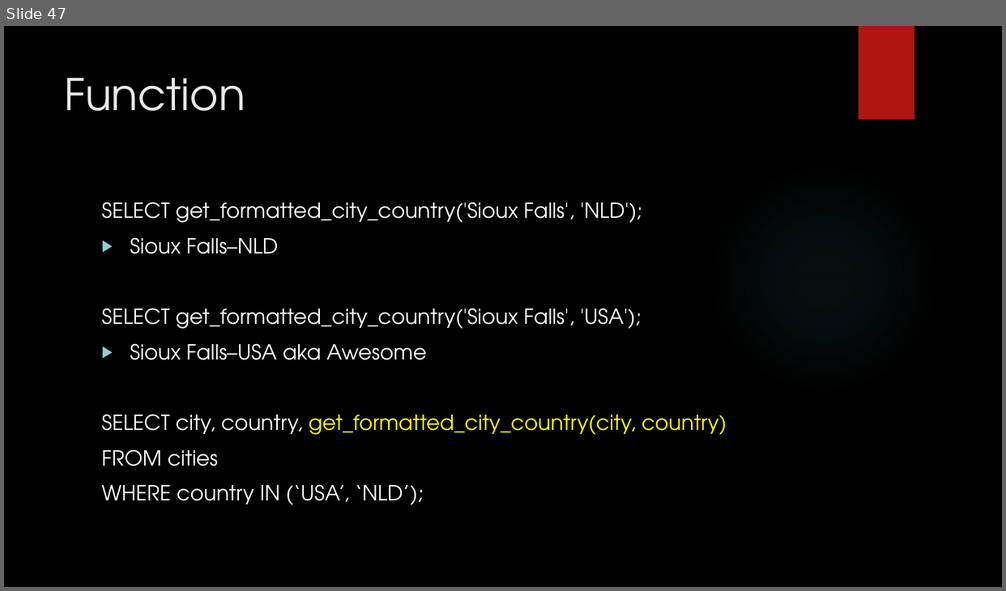
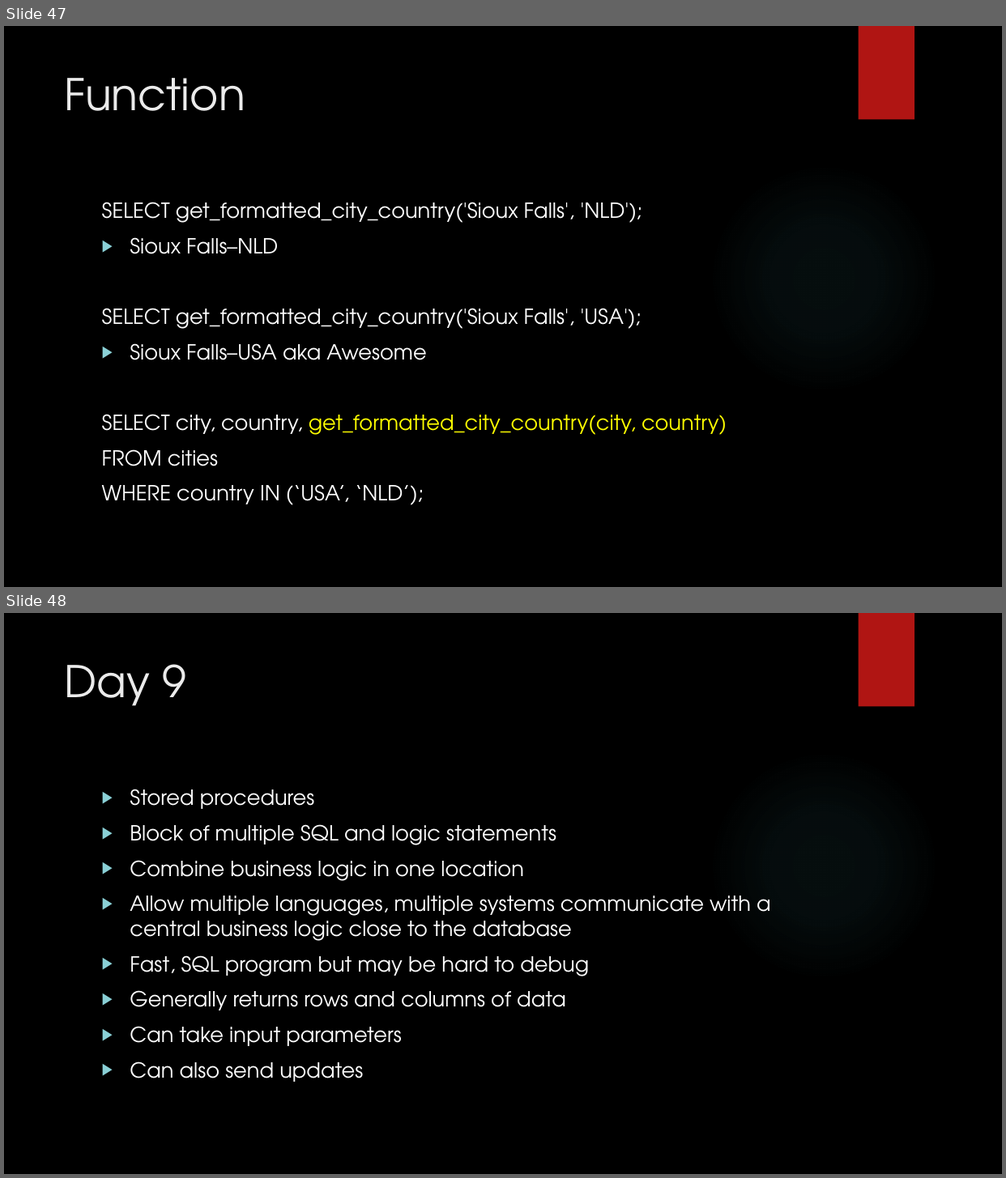
Before and after one commit to zedfoxus/database-bootcamp, a slide deck: Presentation/Database-Bootcamp-Presentation.pptx. Shown one above the other, each under a label of ours: slide 47 before the commit, slides 47 and 48 after it. The pictures are 1006x591 and 1006x1178 pixels, drawn with LibreOffice and Linux fonts; fonts in the diff are those of the drawing; background and template pictures are left out. Boxes give left, top, right and bottom in pixels: in the first picture for what was removed or moved away, otherwise in the second. Text is boxed around its words. In the diff, an @@ line names an element or a change of style, - is before the commit and + after.

Commit message:
Stored procedures included

```diff
--- a/Presentation/Database-Bootcamp-Presentation.pptx
+++ b/Presentation/Database-Bootcamp-Presentation.pptx
@@ slide 48 added at bbox=[4, 613, 1002, 1174], background picture (left out); not listed: 2 template elements that a slide beside it also shows @@
@@ title added at bbox=[65, 664, 186, 706], 42 pt, text #EBEBEB @@
+Day 9
@@ text added at bbox=[130, 789, 771, 1082], 20 pt, text #FFFFFF @@
+▶ Stored procedures
+▶ Block of multiple SQL and logic statements
+▶ Combine business logic in one location
+▶ Allow multiple languages, multiple systems communicate with a central business logic close to the database
+▶ Fast, SQL program but may be hard to debug
+▶ Generally returns rows and columns of data
+▶ Can take input parameters
+▶ Can also send updates
```
Also in this commit, not shown: 5 other slides added.
